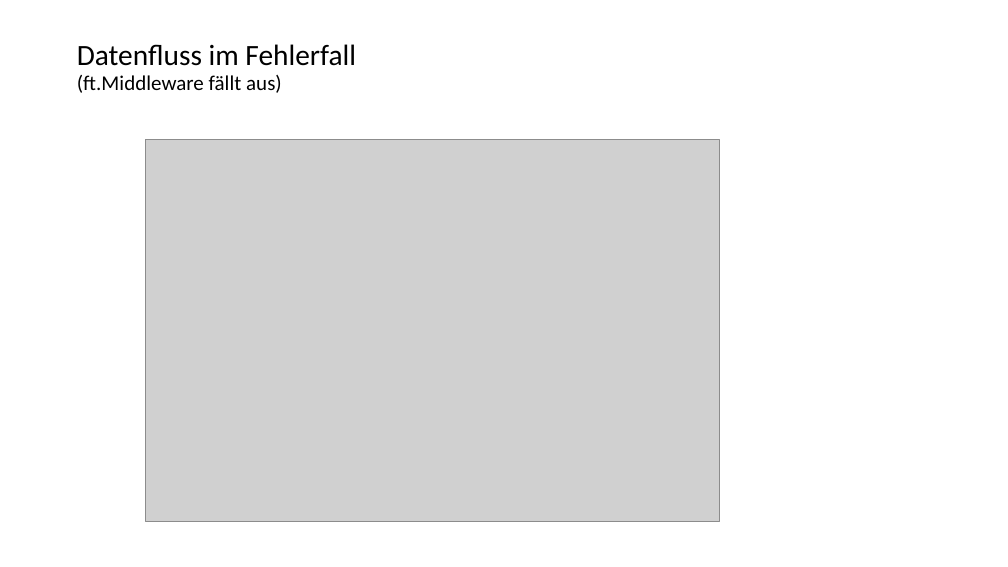
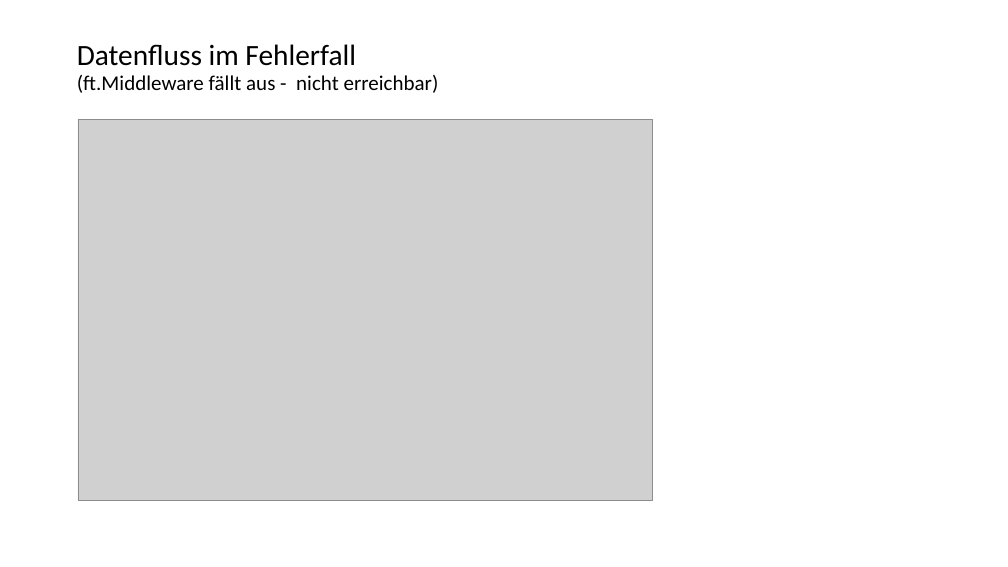
Before and after one commit to fiskaltrust/productdescription-de-doc, a slide deck: slide 13 of for-poscreators/presentation/onboarding_de.pptx (slide 12 before the commit). Drawn at 1008x567 pixels with LibreOffice and Linux fonts; fonts in the diff are those of the drawing; grey boxes stand for pictures. Boxes give left, top, right and bottom in pixels: in the first picture for what was removed or moved away, otherwise in the second. Text is boxed around its words. In the diff, an @@ line names an element or a change of style, - is before the commit and + after.

```diff
--- a/for-poscreators/presentation/onboarding_de.pptx
+++ b/for-poscreators/presentation/onboarding_de.pptx
@@ title at box(77, 44, 439, 93): text changed @@
-Datenfluss im Fehlerfall
-(ft.Middleware fällt aus)
+Datenfluss im Fehlerfall
+(ft.Middleware fällt aus - nicht erreichbar)
@@ picture: place and size @@
-picture at box(145, 140, 719, 522)
+picture at box(78, 119, 652, 501)
```
Also in this commit, not shown: 1 other slide changed, 2 slides added, 11 other files.
